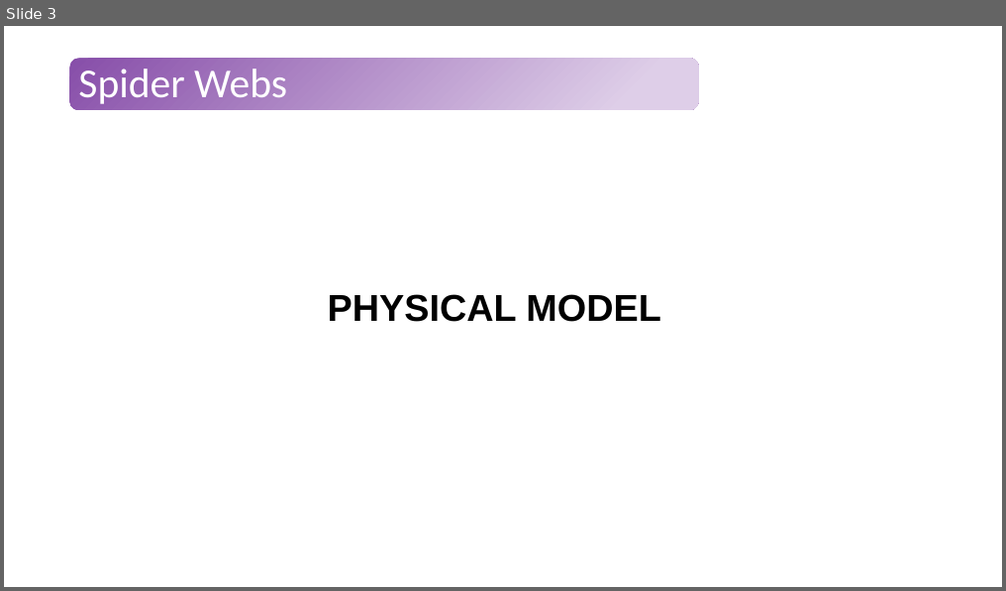
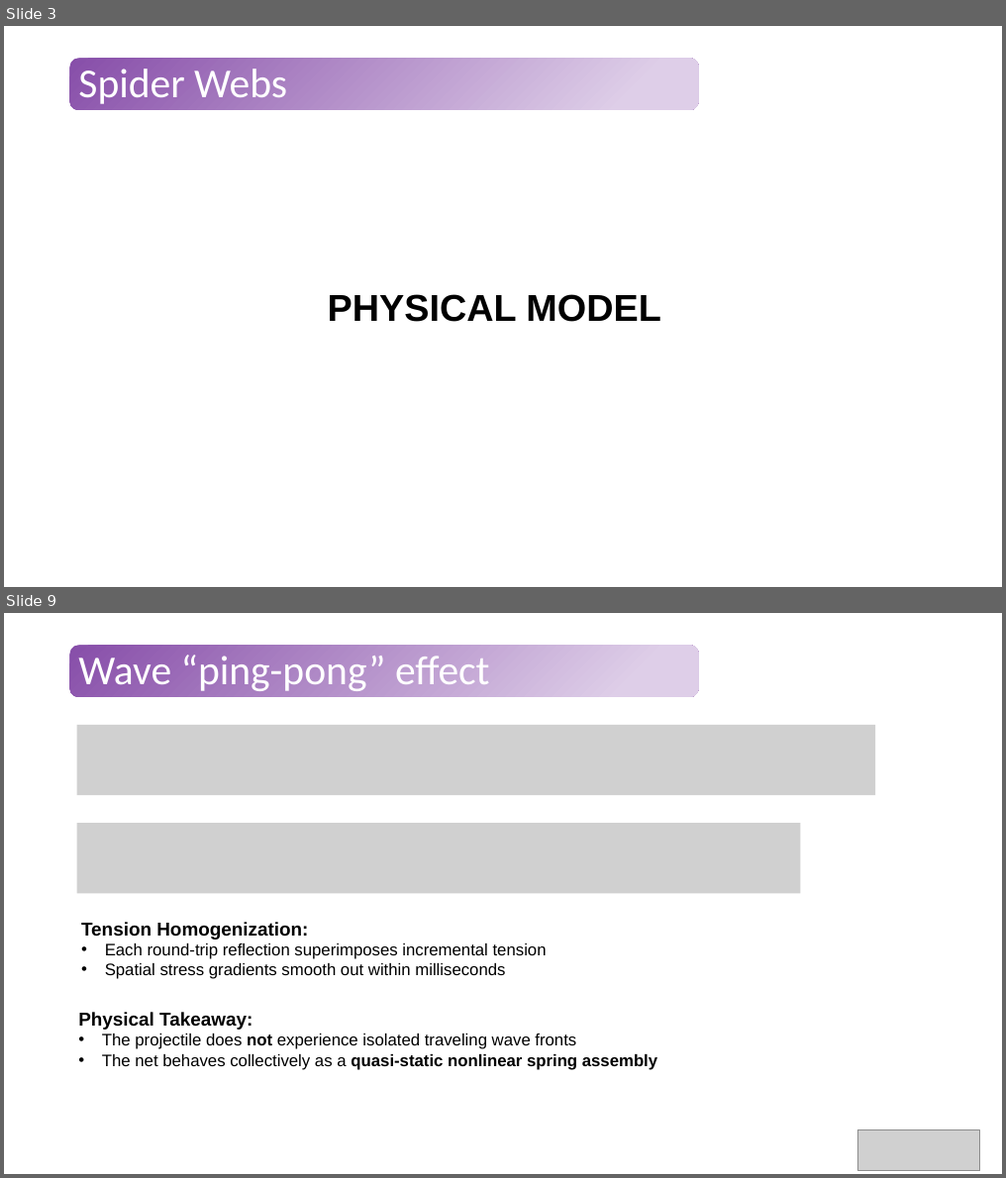
Before and after one commit to Tavi681/PoliPhysics, a slide deck: Tema 2/paper/Tema2.pptx. Shown one above the other, each under a label of ours: slide 3 before the commit, slides 3 and 9 after it; the slides between them are not shown. The pictures are 1006x591 and 1006x1178 pixels, drawn with LibreOffice and Linux fonts; fonts in the diff are those of the drawing; grey boxes stand for pictures. Boxes give left, top, right and bottom in pixels: in the first picture for what was removed or moved away, otherwise in the second. Text is boxed around its words. In the diff, an @@ line names an element or a change of style, - is before the commit and + after.

```diff
--- a/Tema 2/paper/Tema2.pptx
+++ b/Tema 2/paper/Tema2.pptx
@@ slide 9 added at [4, 613, 1002, 1174], background #FFFFFF; not listed: 1 template element that a slide beside it also shows @@
@@ title added at [78, 655, 490, 691], 39.6 pt, text #FFFFFF @@
+Wave “ping-pong” effect
@@ picture added at [76, 725, 875, 795] @@
@@ picture added at [76, 823, 801, 894] @@
@@ text added at [81, 922, 547, 979], 16 pt, text #000000 @@
+Tension Homogenization:
+• Each round-trip reflection superimposes incremental tension
+• Spatial stress gradients smooth out within milliseconds
@@ text added at [78, 1012, 657, 1070], 16 pt, text #000000 @@
+Physical Takeaway:
+• The projectile does not experience isolated traveling wave fronts
+• The net behaves collectively as a quasi-static nonlinear spring assembly
@@ picture added at [858, 1131, 980, 1171] @@
```
Also in this commit, not shown: 1 slide changed, 6 other slides added.
